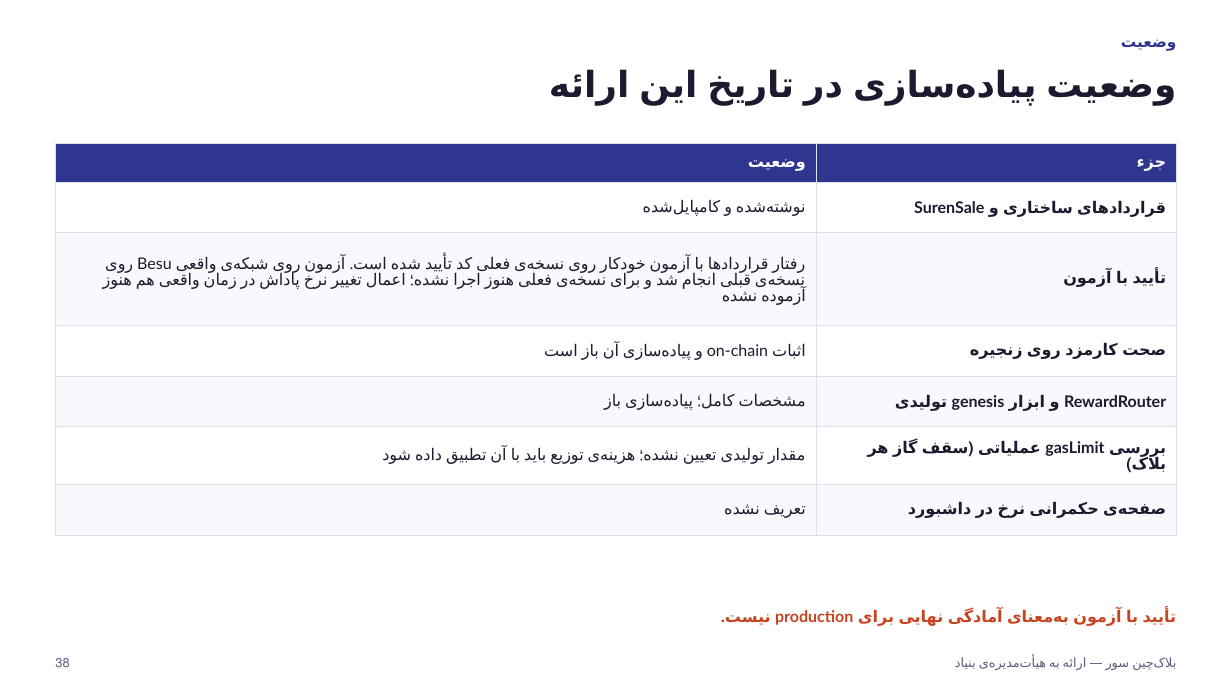
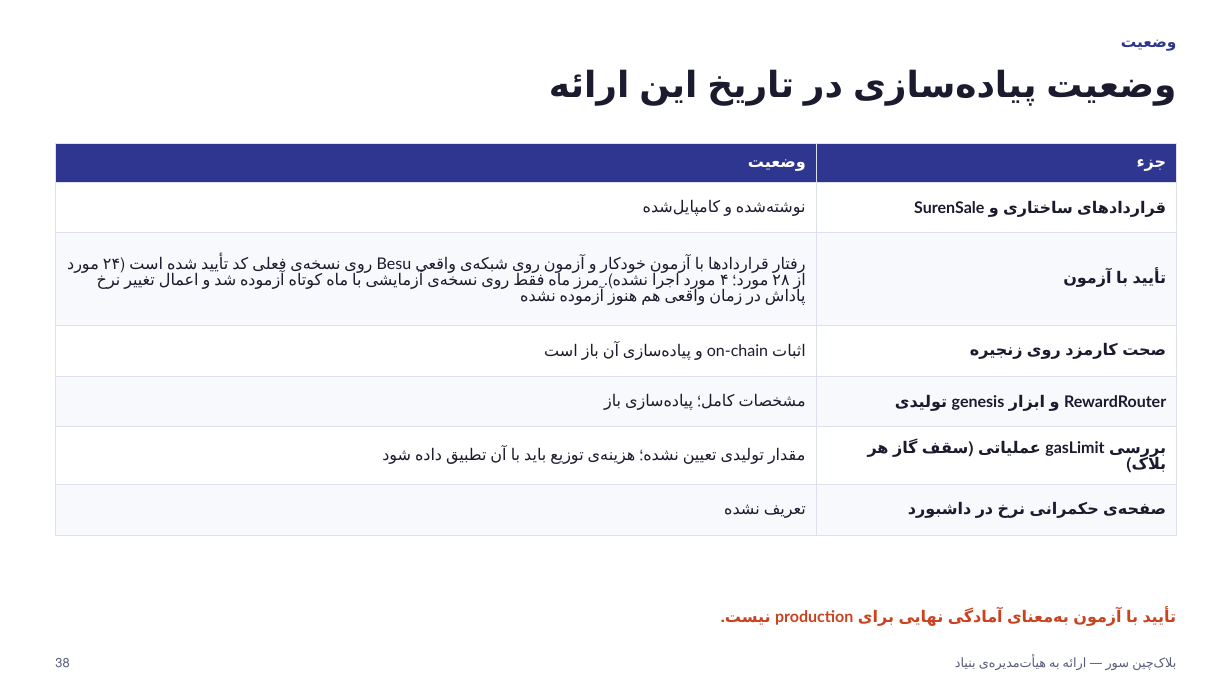
Before and after one commit to Sur-network/sur-new, a slide deck: slide 38 of presentations/Sur - Board Presentation.pptx. Drawn at 1232x693 pixels with LibreOffice and Linux fonts; fonts in the diff are those of the drawing. Boxes give left, top, right and bottom in pixels: in the first picture for what was removed or moved away, otherwise in the second. Text is boxed around its words. In the diff, an @@ line names an element or a change of style, - is before the commit and + after.

Commit message:
231
تست دور پنجم انجام شد.

```diff
--- a/presentations/Sur - Board Presentation.pptx
+++ b/presentations/Sur - Board Presentation.pptx
@@ table at [55, 143, 1177, 522] @@
-row 3, column 1: رفتار قراردادها با آزمون خودکار روی نسخه‌ی فعلی کد تأیید شده است. آزمون روی شبکه‌ی واقعی Besu روی نسخه‌ی قبلی انجام شد و برای نسخه‌ی فعلی هنوز اجرا نشده؛ اعمال تغییر نرخ پاداش در زمان واقعی هم هنوز آزموده نشده
+row 3, column 1: رفتار قراردادها با آزمون خودکار و آزمون روی شبکه‌ی واقعی Besu روی نسخه‌ی فعلی کد تأیید شده است (۲۴ مورد از ۲۸ مورد؛ ۴ مورد اجرا نشده). مرز ماه فقط روی نسخه‌ی آزمایشی با ماه کوتاه آزموده شد و اعمال تغییر نرخ پاداش در زمان واقعی هم هنوز آزموده نشده
```
Also in this commit, not shown: 20 other files.
